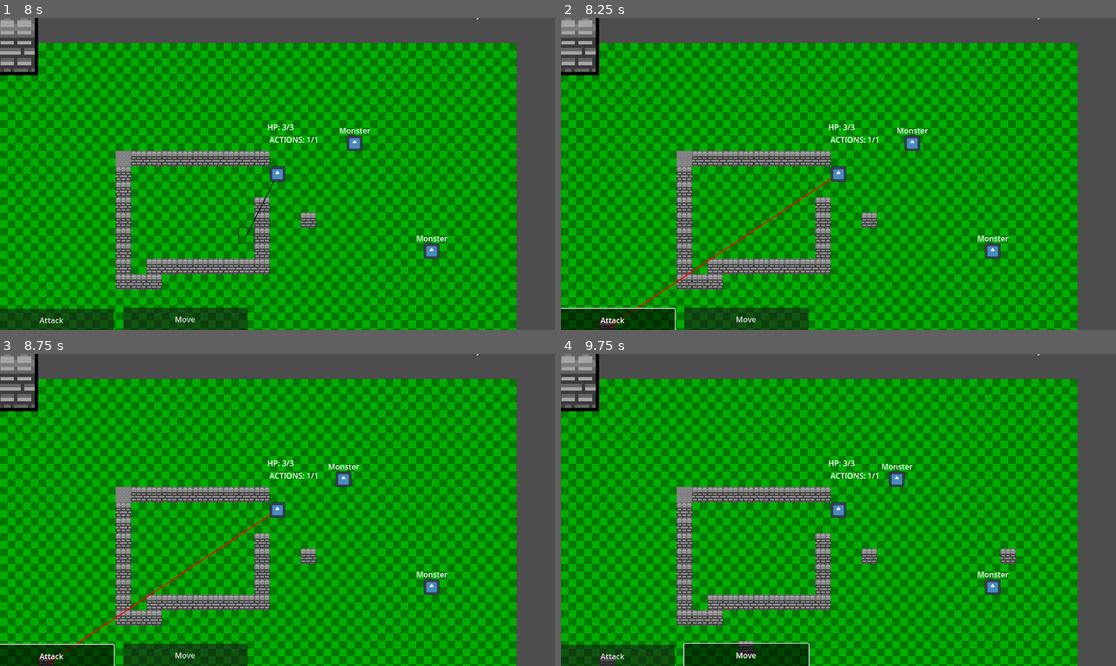
Above: before the commit, frames 1-4 (two rows, left to right).
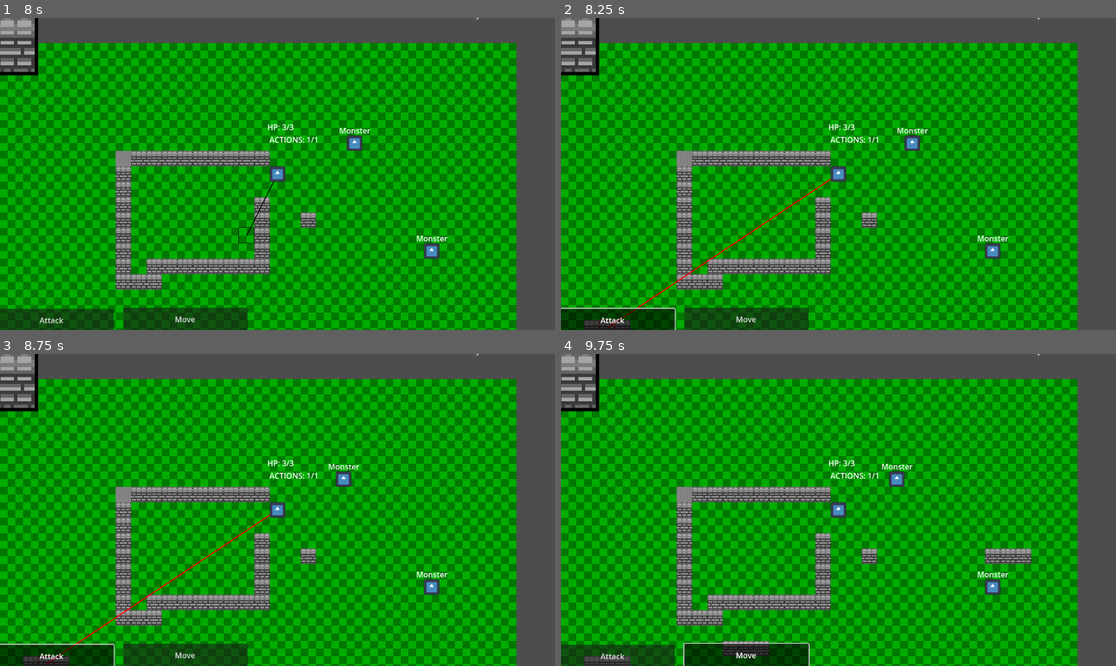
Above: after the commit, the same moments.

Repository: BurntToaster-Pirate15/Project-Prometheus
Game: Godot game, scene res://scenes/main_menu.tscn
The game is run twice, just before and just after one commit, with the same random seed, the same clock (stepped at 60 frames per second) and the same inputs. The engine's default icon, where the game draws it, is replaced by a stand-in: a white triangle on a blue panel in a dark square.
Inputs (mouse positions are in pixels of both pictures, inside the frame that each line leads up to):
- Up to frame 1 (8 s): click "Play New Game" at 0.5 s; tap Enter at 1.25, 4.25 s; move the mouse to (249, 236) at 1.27 s; hold Shift (Dash) 1.28-2.03 s; hold W (up) 1.28-2.78 s; click (249, 236) at 1.42 s; move the mouse to (444, 220) at 2.02 s; tap Shift (Dash) every 1.5 s from 2.1 to 6.6 s; click (444, 220) at 2.17 s; tap Space at 2.75 s; move the mouse to (111, 127) at 2.77 s; hold Shift (Dash) 2.78-3.53 s; hold A (left) 2.78-4.28 s; click (111, 127) at 2.92 s; move the mouse to (305, 174) at 3.52 s; click (305, 174) at 3.67 s; move the mouse to (194, 96) at 4.27 s; hold S (down) 4.28-5.03 s; hold Shift (Dash) 4.28-5.03 s; click (194, 96) at 4.42 s; move the mouse to (399, 158) at 5.02 s; hold D (right) 5.03-5.78 s; click (399, 158) at 5.17 s; move the mouse to (166, 189) at 5.77 s; hold W (up) 5.78-6.53 s; hold Shift (Dash) 5.78-6.53 s; click (166, 189) at 5.92 s; move the mouse to (333, 105) at 6.52 s; hold D (right) from 6.53 s (still down); click (333, 105) at 6.67 s; move the mouse to (249, 236) at 7.27 s; hold Shift (Dash) from 7.28 s (still down); click (249, 236) at 7.42 s
- Up to frame 2 (8.25 s): release D (right) at 8 s; release Shift (Dash) at 8 s; click "Attack" at 8 s
- Up to frame 3 (8.75 s): no input
- Up to frame 4 (9.75 s): move the mouse to (1005, 556) at 8.77 s; hold D (right) 8.78-9.5 s; tap Shift (Dash) at 8.85 s; click (1005, 556) at 8.92 s; click "Move" at 9.5 s

Frame 1 is identical in both runs. In frame 2, 0.2% of the frame differs, in the area x 4-13%, y 96-100%; in frame 3, 0.2%; in frame 4, 0.7%, in the area x 4-85%, y 62-100%.

Commit message:
feat: add a block count

Diff:
--- a/scripts/player.gd
+++ b/scripts/player.gd
@@ -95,7 +95,9 @@
 				var mouse_pos := get_global_mouse_position()
 				var location_to_place := grid.local_to_map(grid.to_local(mouse_pos))
 
-				place_block(location_to_place, blocks["wall"])
+				# test to do multiple walls:
+				for i in range(-1, 2):
+					place_block(Vector2(location_to_place.x + i, location_to_place.y), blocks["wall"])
 				actions -= 1
 				turn_finished.emit()
 
@@ -147,7 +149,7 @@
 
 
 		var tween: Tween = create_tween()
-		tween.tween_property(self, "position", _position, 0.25)
+		tween.tween_property(self, "position", _position, 0.35)
 		tween.set_trans(Tween.TRANS_LINEAR)
 		tween.tween_callback(func(): move_direction = Vector2.ZERO; is_moving = false; moved.emit())
 
